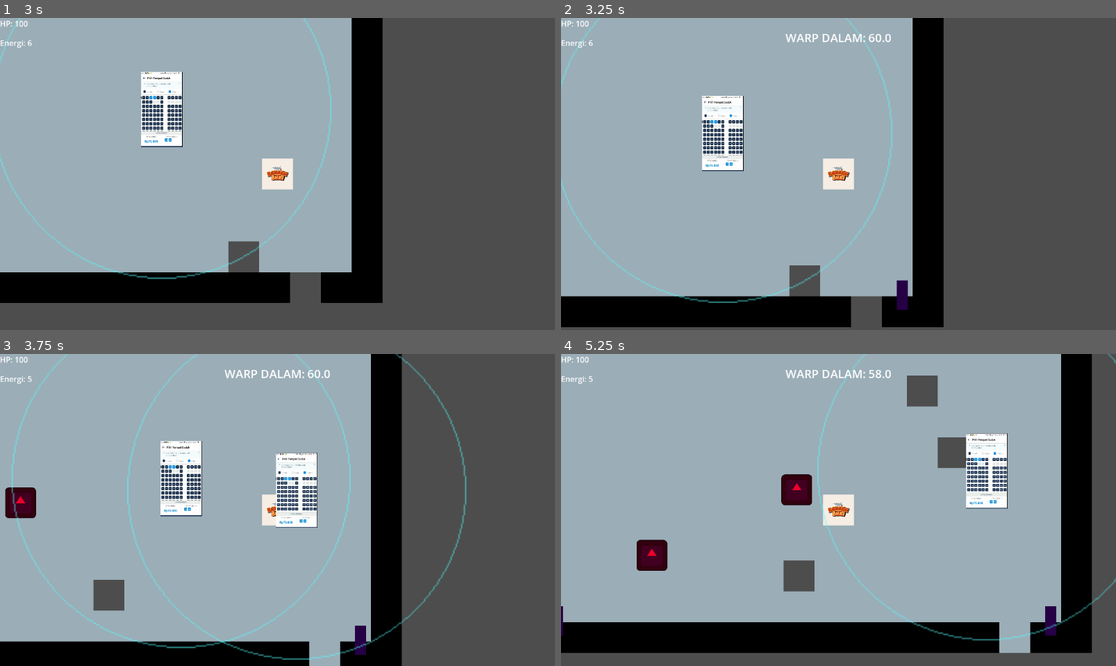
Above: before the commit, frames 1-4 (two rows, left to right).
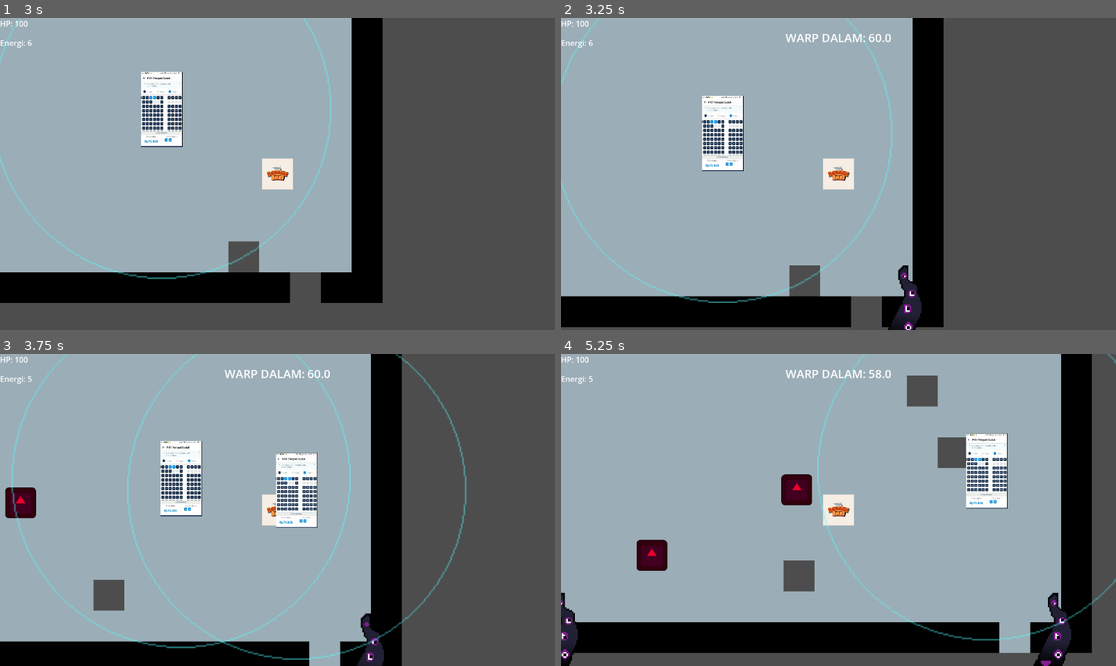
Above: after the commit, the same moments.

Repository: awanswangd/TimeAnchor
Game: Godot game, scene res://Scene/main.tscn
Same seed, same stepped clock (60 frames per second), same inputs: the game is played once before the commit and once after it. The engine's default icon, where the game draws it, is replaced by a stand-in: a white triangle on a blue panel in a dark square.
Inputs (mouse positions are in pixels of both pictures, inside the frame that each line leads up to):
- Up to frame 1 (3 s): tap Enter at 0.5 s; move the mouse to (399, 158) at 0.52 s; hold Right (ui_right) 0.53-1.28 s; tap Space (detonate) at 0.6, 2.85 s; move the mouse to (166, 189) at 1.27 s; hold Down (ui_down) 1.28-2.03 s; click (166, 189) at 1.35 s; move the mouse to (333, 105) at 2.02 s; hold Right (ui_right) 2.03-2.78 s; hold Shift (sprint) 2.03-2.78 s; move the mouse to (249, 236) at 2.77 s; hold Up (ui_up) from 2.78 s (still down)
- Up to frame 2 (3.25 s): keep holding Up (ui_up)
- Up to frame 3 (3.75 s): move the mouse to (444, 556) at 3.52 s; release Up (ui_up) at 3.53 s; press the mouse at (444, 556) at 3.53 s; hold Left (ui_left) from 3.53 s (still down)
- Up to frame 4 (5.25 s): move the mouse to (672, 463) at 4.27 s; release the mouse at (672, 463) at 4.28 s; tap Shift (sprint) at 4.35 s; move the mouse to (866, 510) at 5.02 s; release Left (ui_left) at 5.03 s; hold Down (ui_down) from 5.03 s (still down); tap Space (detonate) at 5.1 s

Frame 1 is identical in both runs. In frame 2, 0.7% of the frame differs, in the area x 58-65%, y 79-100%; in frame 3, 0.6%; in frame 4, 1.4%, in the area x 0-92%, y 76-100%.

Commit message:
Enhance tentacle enemy visuals by adding animated sprite frames and texture; update collision shape dimensions and scene configuration.

Diff:
--- a/Scene/tentacle.tscn
+++ b/Scene/tentacle.tscn
@@ -1,22 +1,87 @@
-[gd_scene load_steps=3 format=3 uid="uid://bq113iidyt11g"]
+[gd_scene load_steps=13 format=3 uid="uid://bq113iidyt11g"]
 
 [ext_resource type="Script" uid="uid://dtc8s7v6jjxiu" path="res://Scripts/tentacle.gd" id="1_fjwje"]
+[ext_resource type="Texture2D" uid="uid://sv74hr4uh2vf" path="res://Assets/Tentakel Hitam-Sheet.png" id="2_pge1m"]
+
+[sub_resource type="AtlasTexture" id="AtlasTexture_ky733"]
+atlas = ExtResource("2_pge1m")
+region = Rect2(0, 0, 64, 64)
+
+[sub_resource type="AtlasTexture" id="AtlasTexture_ch3ks"]
+atlas = ExtResource("2_pge1m")
+region = Rect2(64, 0, 64, 64)
+
+[sub_resource type="AtlasTexture" id="AtlasTexture_4l1e0"]
+atlas = ExtResource("2_pge1m")
+region = Rect2(128, 0, 64, 64)
+
+[sub_resource type="AtlasTexture" id="AtlasTexture_jyamp"]
+atlas = ExtResource("2_pge1m")
+region = Rect2(192, 0, 64, 64)
+
+[sub_resource type="AtlasTexture" id="AtlasTexture_lfj5w"]
+atlas = ExtResource("2_pge1m")
+region = Rect2(256, 0, 64, 64)
+
+[sub_resource type="AtlasTexture" id="AtlasTexture_41o0d"]
+atlas = ExtResource("2_pge1m")
+region = Rect2(320, 0, 64, 64)
+
+[sub_resource type="AtlasTexture" id="AtlasTexture_furxx"]
+atlas = ExtResource("2_pge1m")
+region = Rect2(384, 0, 64, 64)
+
+[sub_resource type="AtlasTexture" id="AtlasTexture_nhs85"]
+atlas = ExtResource("2_pge1m")
+region = Rect2(448, 0, 64, 64)
+
+[sub_resource type="SpriteFrames" id="SpriteFrames_t1v5d"]
+animations = [{
+"frames": [{
+"duration": 1.0,
+"texture": SubResource("AtlasTexture_ky733")
+}, {
+"duration": 1.0,
+"texture": SubResource("AtlasTexture_ch3ks")
+}, {
+"duration": 1.0,
+"texture": SubResource("AtlasTexture_4l1e0")
+}, {
+"duration": 1.0,
+"texture": SubResource("AtlasTexture_jyamp")
+}, {
+"duration": 1.0,
+"texture": SubResource("AtlasTexture_lfj5w")
+}, {
+"duration": 1.0,
+"texture": SubResource("AtlasTexture_41o0d")
+}, {
+"duration": 1.0,
+"texture": SubResource("AtlasTexture_furxx")
+}, {
+"duration": 1.0,
+"texture": SubResource("AtlasTexture_nhs85")
+}],
+"loop": true,
+"name": &"default",
+"speed": 6.0
+}]
 
 [sub_resource type="RectangleShape2D" id="RectangleShape2D_gdsvx"]
-size = Vector2(25, 64)
+size = Vector2(61, 165)
 
 [node name="Tentacle" type="StaticBody2D"]
 position = Vector2(84, 26)
 script = ExtResource("1_fjwje")
 
-[node name="ColorRect" type="ColorRect" parent="."]
-offset_left = -1.0
-offset_top = -1.0
-offset_right = 22.0
-offset_bottom = 60.0
-color = Color(0.151009, 0.000255863, 0.269221, 1)
-metadata/_edit_use_anchors_ = true
+[node name="AnimatedSprite2D" type="AnimatedSprite2D" parent="."]
+texture_filter = 1
+position = Vector2(29, 31)
+scale = Vector2(3, 3)
+sprite_frames = SubResource("SpriteFrames_t1v5d")
+autoplay = "default"
+frame_progress = 0.79568
 
 [node name="CollisionShape2D" type="CollisionShape2D" parent="."]
-position = Vector2(10.5, 30)
+position = Vector2(15, 50)
 shape = SubResource("RectangleShape2D_gdsvx")
Binary file added: Assets/Tentakel Hitam-Sheet.png
Not shown, added: Assets/Tentakel Hitam-Sheet.png.import
